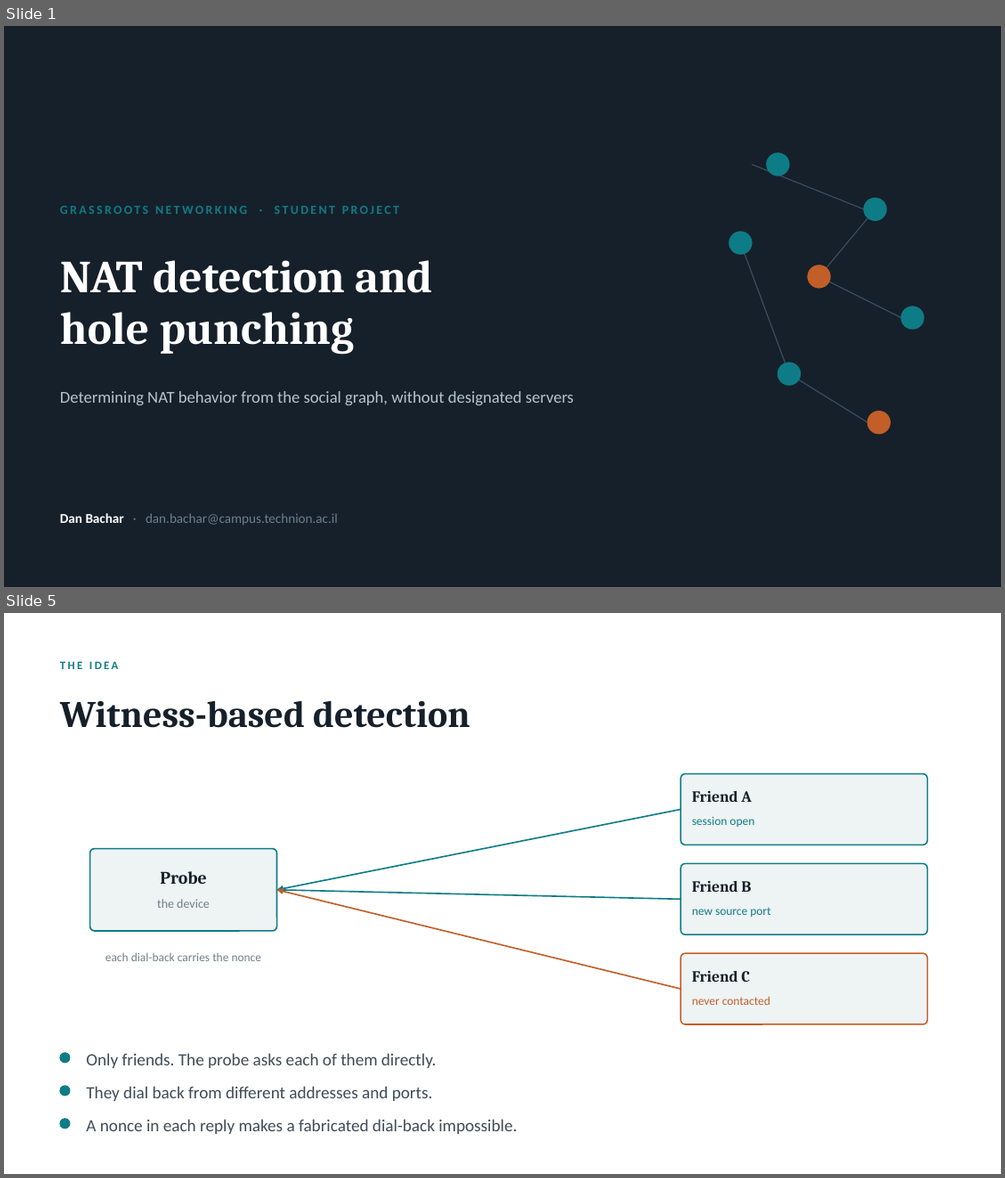
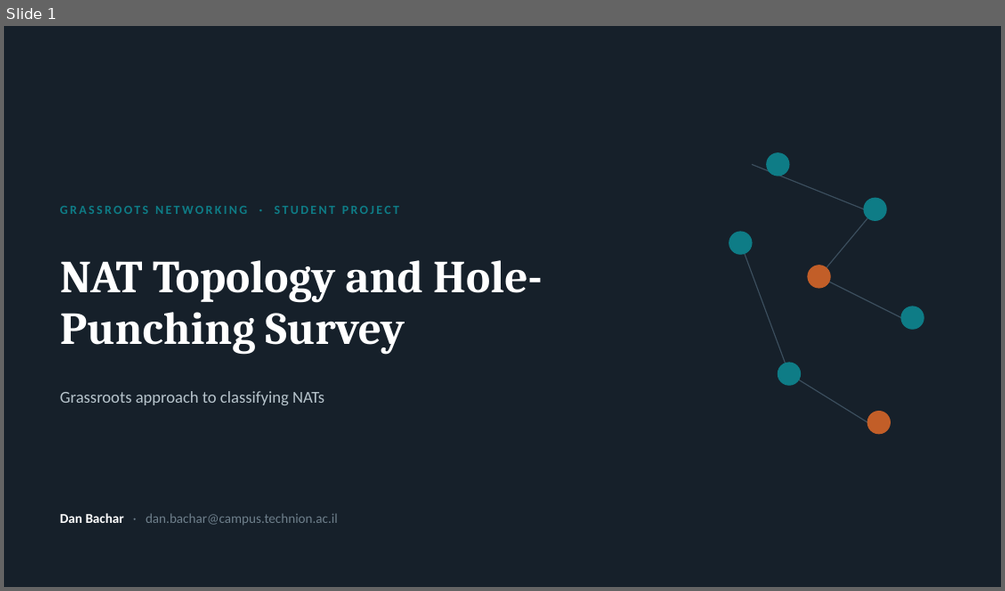
Before and after one commit to danbachar/grassroots-networking, a slide deck: docs/student-projects/grassroots-nat-project.pptx. Shown one above the other, each under a label of ours: slides 1 and 5 before the commit, slide 1 after it; the slides between them are not shown. The pictures are 1005x1178 and 1005x591 pixels, drawn with LibreOffice and Linux fonts; fonts in the diff are those of the drawing. Boxes give left, top, right and bottom in pixels: in the first picture for what was removed or moved away, otherwise in the second. Text is boxed around its words. In the diff, an @@ line names an element or a change of style, - is before the commit and + after.

```diff
--- a/docs/student-projects/grassroots-nat-project.pptx
+++ b/docs/student-projects/grassroots-nat-project.pptx
@@ slide 5 removed at (x1=4, y1=613, x2=1001, y2=1174), background #FFFFFF @@
@@ text removed at (x1=60, y1=661, x2=118, y2=669) @@
-THE IDEA
@@ text removed at (x1=60, y1=700, x2=470, y2=728) @@
-Witness-based detection
@@ rounded rectangle removed at (x1=680, y1=774, x2=928, y2=844) @@
@@ text removed at (x1=692, y1=791, x2=751, y2=802) @@
-Friend A
@@ arrow removed from (680, 809) to (277, 890) @@
@@ text removed at (x1=692, y1=817, x2=754, y2=827) @@
-session open
@@ rounded rectangle removed at (x1=90, y1=849, x2=277, y2=931) @@
@@ text removed at (x1=160, y1=871, x2=206, y2=884) @@
-Probe
@@ rounded rectangle removed at (x1=680, y1=863, x2=928, y2=934) @@
@@ text removed at (x1=157, y1=899, x2=210, y2=908) @@
-the device
@@ arrow removed from (680, 900) to (277, 890) @@
@@ arrow removed from (680, 989) to (277, 890) @@
@@ text removed at (x1=692, y1=881, x2=751, y2=892) @@
-Friend B
@@ text removed at (x1=692, y1=907, x2=770, y2=916) @@
-new source port
@@ text removed at (x1=105, y1=952, x2=262, y2=961) @@
-each dial-back carries the nonce
@@ rounded rectangle removed at (x1=680, y1=953, x2=928, y2=1024) @@
@@ text removed at (x1=692, y1=971, x2=750, y2=981) @@
-Friend C
@@ text removed at (x1=692, y1=996, x2=770, y2=1005) @@
-never contacted
@@ ellipse removed at (x1=60, y1=1053, x2=70, y2=1062) @@
@@ text removed at (x1=86, y1=1053, x2=437, y2=1068) @@
-Only friends. The probe asks each of them directly.
@@ ellipse removed at (x1=60, y1=1086, x2=70, y2=1095) @@
@@ text removed at (x1=86, y1=1086, x2=433, y2=1101) @@
-They dial back from different addresses and ports.
@@ ellipse removed at (x1=60, y1=1119, x2=70, y2=1128) @@
@@ text removed at (x1=86, y1=1119, x2=517, y2=1134) @@
-A nonce in each reply makes a fabricated dial-back impossible.
@@ slide 1 changed as well @@
@@ text at (x1=60, y1=260, x2=542, y2=354): text changed @@
-NAT detection and
-hole punching
+NAT Topology and Hole-Punching Survey
@@ text at (x1=60, y1=391, x2=324, y2=405): text changed @@
-Determining NAT behavior from the social graph, without designated servers
+Grassroots approach to classifying NATs
```
Also in this commit, not shown: 3 other slides changed, 4 slides added, 5 other slides removed, 5 other files.
